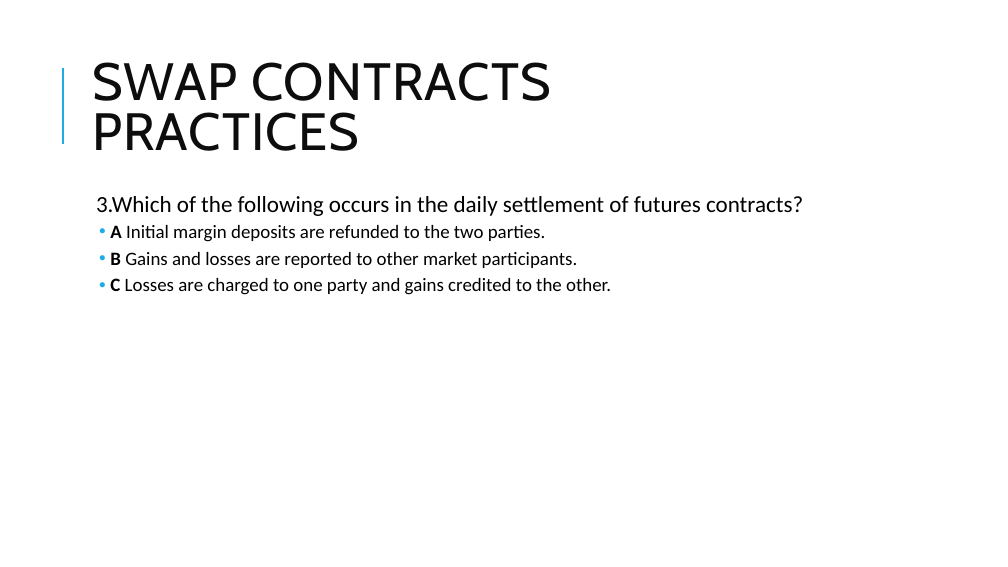
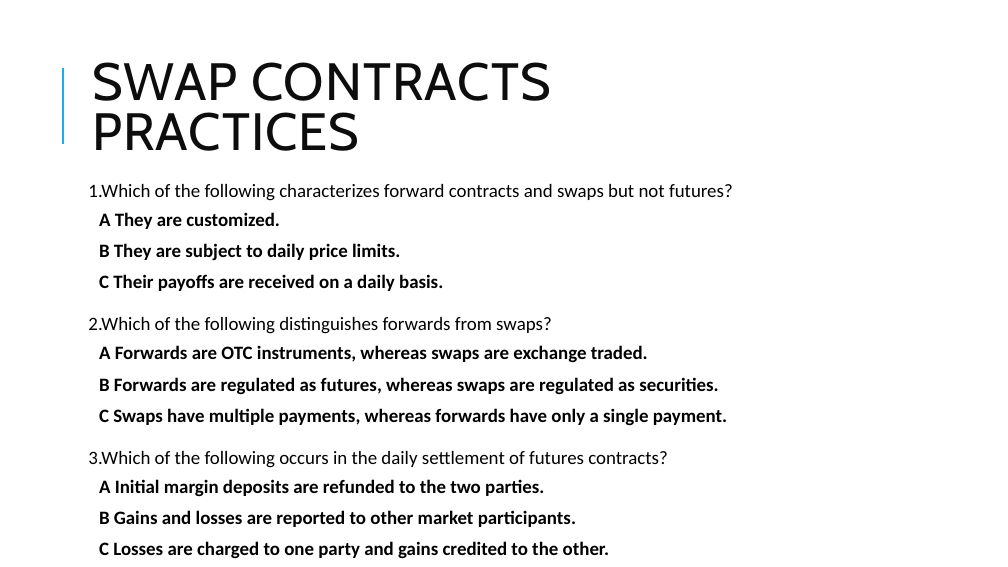
Before and after one commit to Isco0530/data, a slide deck: slide 24 of Derivatives.pptx (slide 25 before the commit). Drawn at 1008x567 pixels with LibreOffice and Linux fonts; fonts in the diff are those of the drawing; background and template pictures are left out. Boxes give left, top, right and bottom in pixels: in the first picture for what was removed or moved away, otherwise in the second. Text is boxed around its words. In the diff, an @@ line names an element or a change of style, - is before the commit and + after.

```diff
--- a/Derivatives.pptx
+++ b/Derivatives.pptx
@@ text "1.Which of the following characterizes ...": place and size @@
-text "1.Which of the following characterizes ..." at (96, 196, 803, 295)
+text "1.Which of the following characterizes ..." at (88, 184, 733, 559)
@@ text at (88, 184, 733, 426): paragraphs added @@
+1.Which of the following characterizes forward contracts and swaps but not futures?
+  A They are customized.
+  B They are subject to daily price limits.
+  C Their payoffs are received on a daily basis.
+2.Which of the following distinguishes forwards from swaps?
+  A Forwards are OTC instruments, whereas swaps are exchange traded.
+  B Forwards are regulated as futures, whereas swaps are regulated as securities.
+  C Swaps have multiple payments, whereas forwards have only a single payment.
@@ text at (88, 451, 668, 559): size 22 to 18 pt in "3.Which of the following occurs in the ..."; bold on in "Initial margin deposits are refunded to the ...", "Gains and losses are reported to other ...", "Losses are charged to one party and ..."; bullet   to none; line spacing 0.9 to 1.1; bullet • to none @@
```
Also in this commit, not shown: 11 other slides changed, 1 slide removed.
